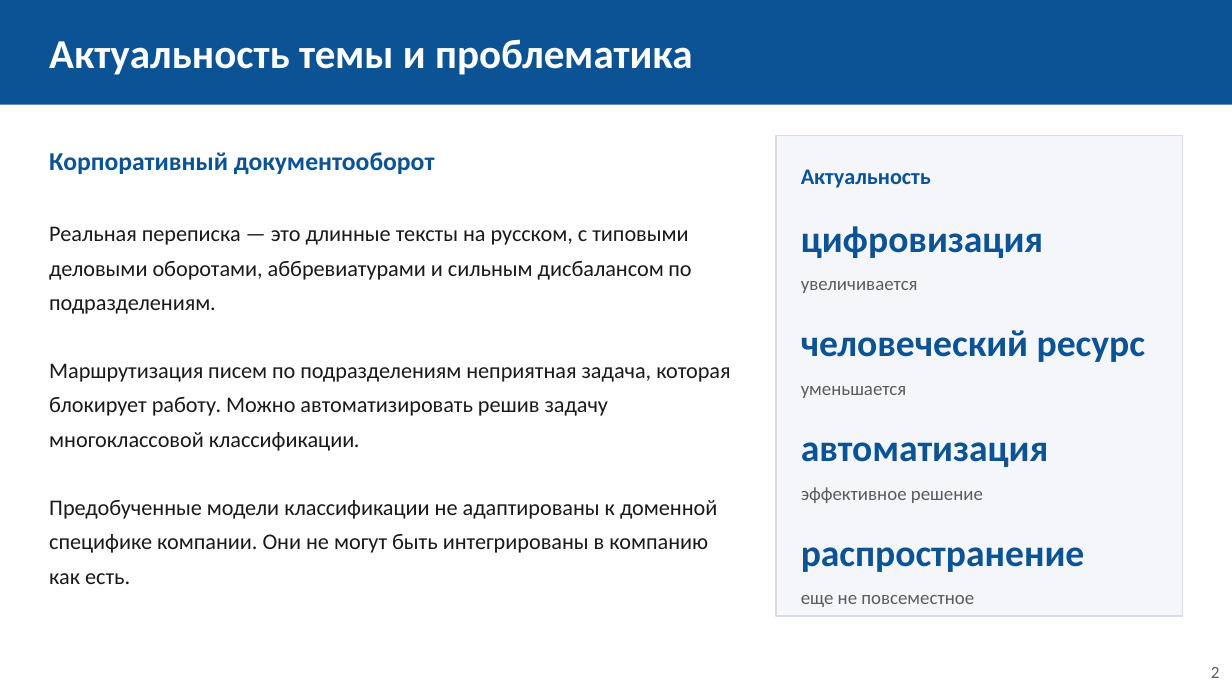
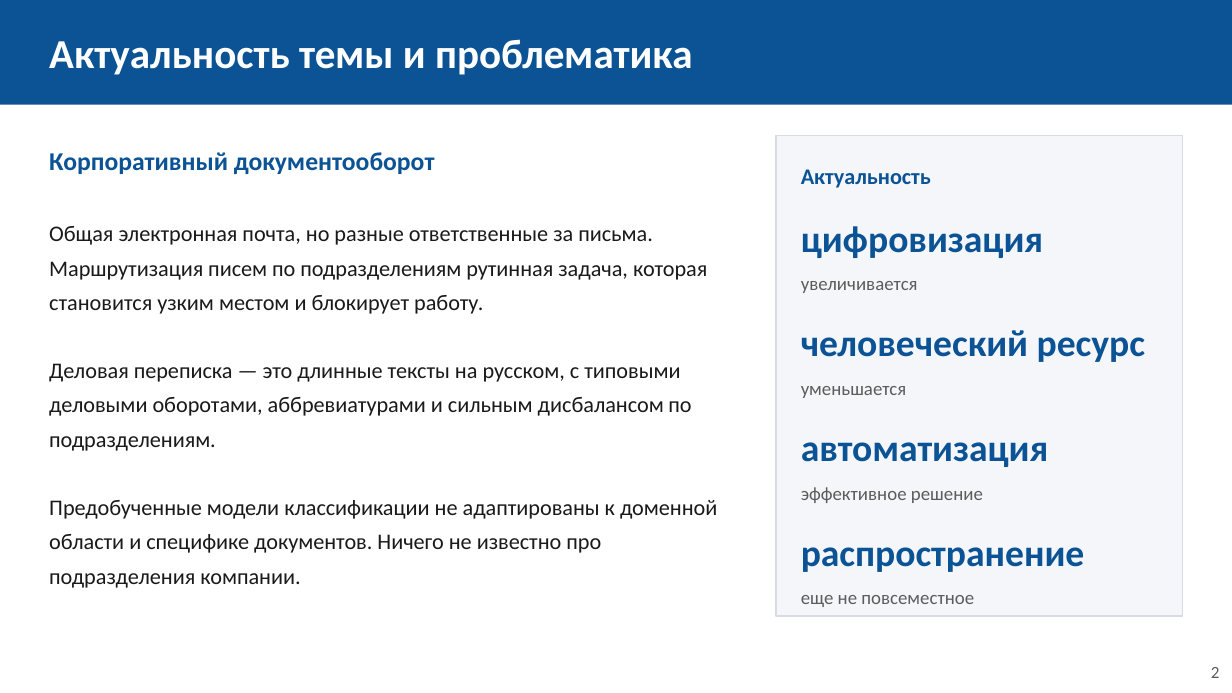
Before and after one commit to sevaTechoPark/mifi-vkr, a slide deck: slide 2 of defence/vkr_defense.pptx. Drawn at 1232x693 pixels with LibreOffice and Linux fonts; fonts in the diff are those of the drawing. Boxes give left, top, right and bottom in pixels: in the first picture for what was removed or moved away, otherwise in the second. Text is boxed around its words. In the diff, an @@ line names an element or a change of style, - is before the commit and + after.

```diff
--- a/defence/vkr_defense.pptx
+++ b/defence/vkr_defense.pptx
@@ text at <box>49,226,717,588</box>: text changed @@
-Реальная переписка — это длинные тексты на русском, с типовыми деловыми оборотами, аббревиатурами и сильным дисбалансом по подразделениям.
-Маршрутизация писем по подразделениям неприятная задача, которая блокирует работу. Можно автоматизировать решив задачу многоклассовой классификации.
-Предобученные модели классификации не адаптированы к доменной специфике компании. Они не могут быть интегрированы в компанию как есть.
+Общая электронная почта, но разные ответственные за письма. Маршрутизация писем по подразделениям рутинная задача, которая становится узким местом и блокирует работу.
+Деловая переписка — это длинные тексты на русском, с типовыми деловыми оборотами, аббревиатурами и сильным дисбалансом по подразделениям.
+Предобученные модели классификации не адаптированы к доменной области и специфике документов. Ничего не известно про подразделения компании.
```
Also in this commit, not shown: 7 other slides changed, 2 slides added, 1 slide removed, 1 other file.
